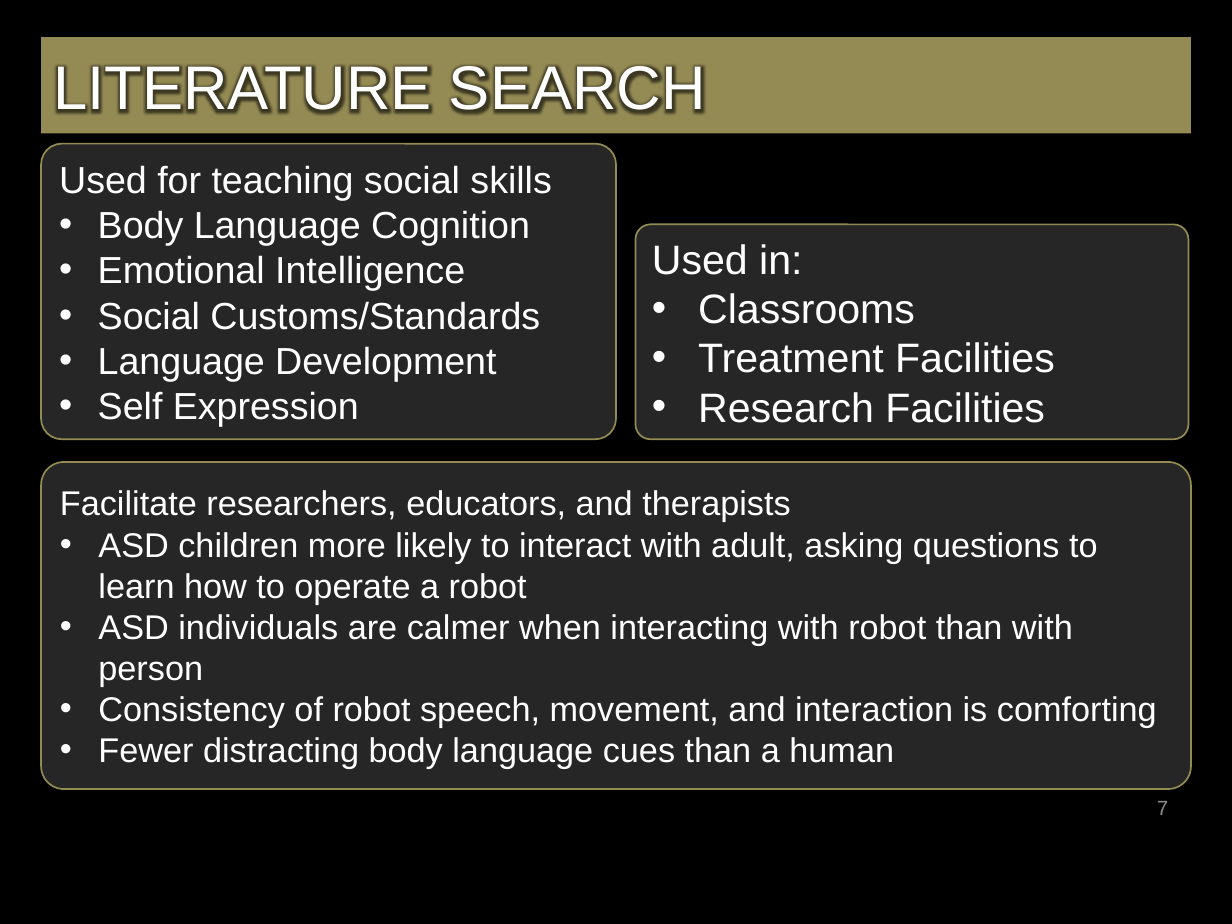
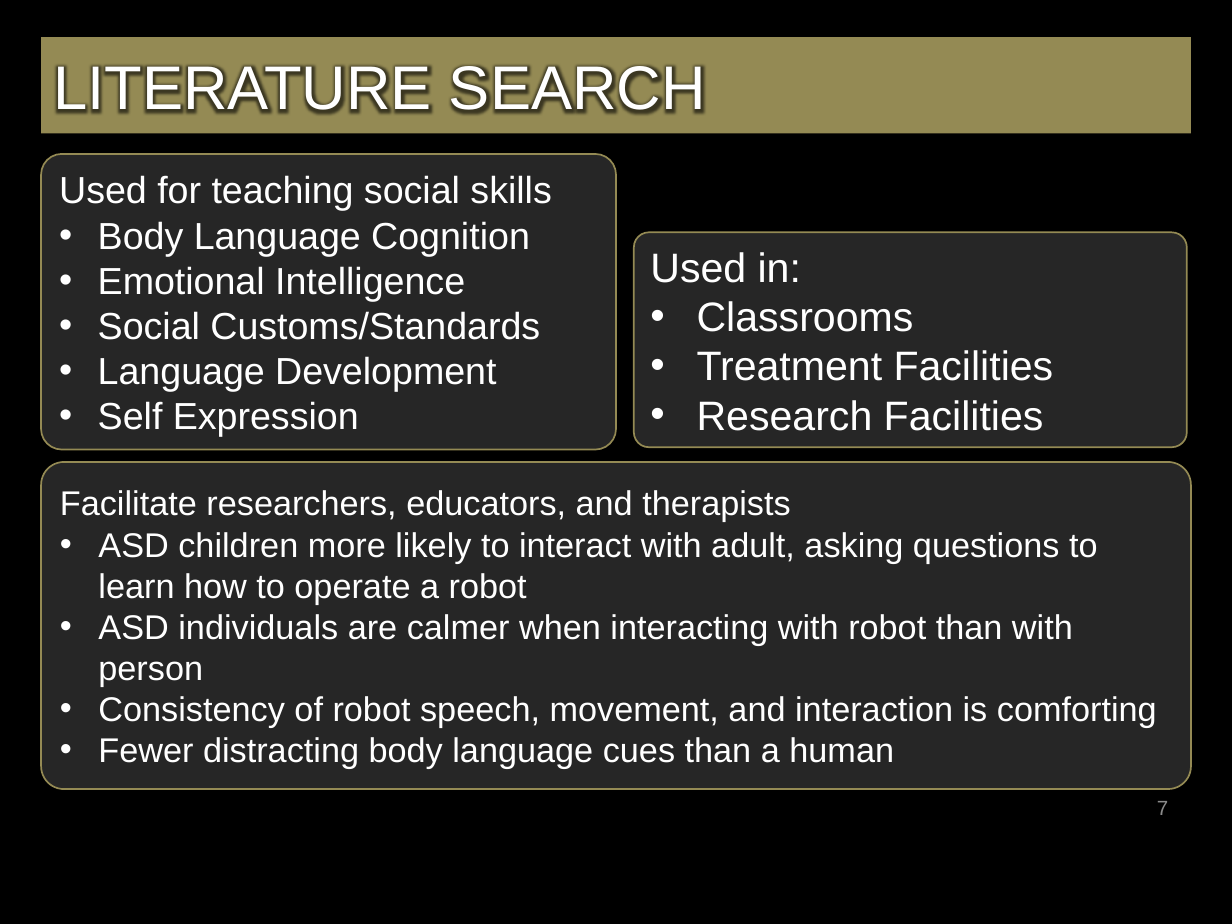
Before and after one commit to bg719/UCCS-Social-Robotics, a slide deck: slide 7 of docs/FinalSeminarPresentation.pptx. Drawn at 1232x924 pixels with LibreOffice and Linux fonts; fonts in the diff are those of the drawing; background and template pictures are left out. Boxes give left, top, right and bottom in pixels: in the first picture for what was removed or moved away, otherwise in the second. Text is boxed around its words. In the diff, an @@ line names an element or a change of style, - is before the commit and + after.

```diff
--- a/docs/FinalSeminarPresentation.pptx
+++ b/docs/FinalSeminarPresentation.pptx
@@ rounded rectangle "Used for teaching social skills": place and size @@
-rounded rectangle "Used for teaching social skills" at [41,144,616,440]
+rounded rectangle "Used for teaching social skills" at [41,154,616,450]
@@ rounded rectangle "Used in:": place and size @@
-rounded rectangle "Used in:" at [636,224,1189,439]
+rounded rectangle "Used in:" at [633,233,1186,447]
```
Also in this commit, not shown: 20 other slides changed.
